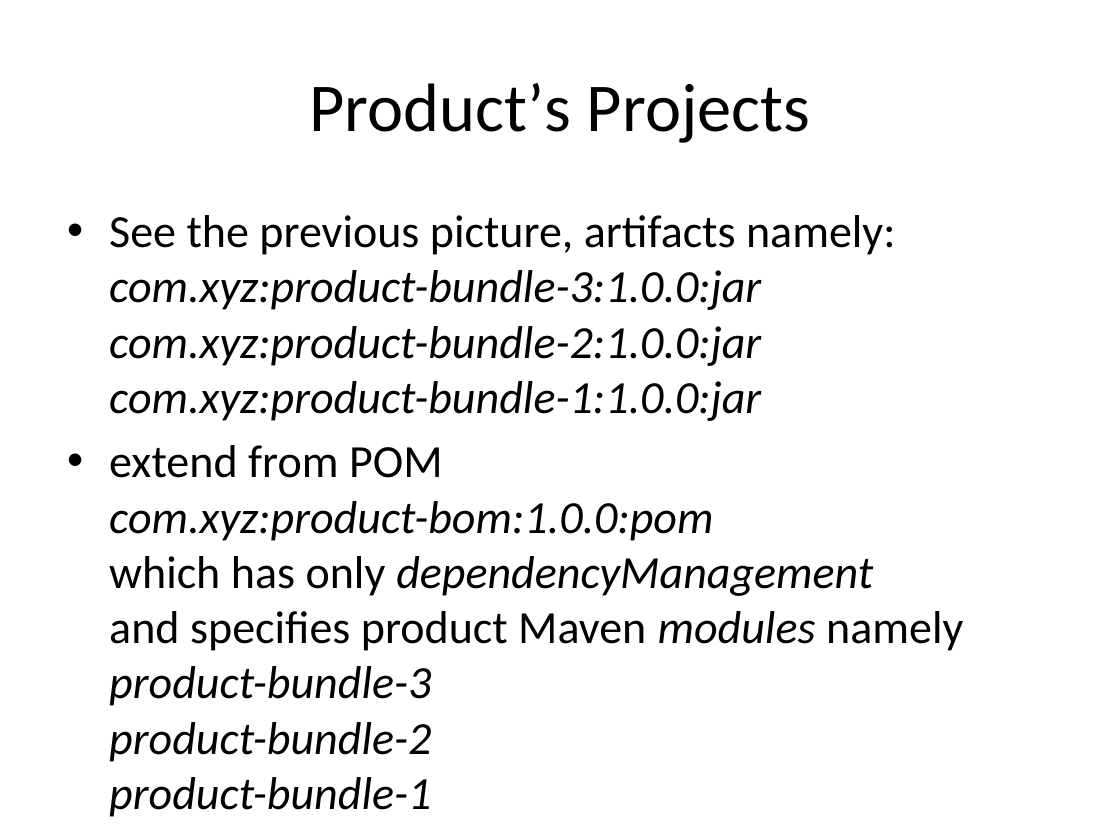
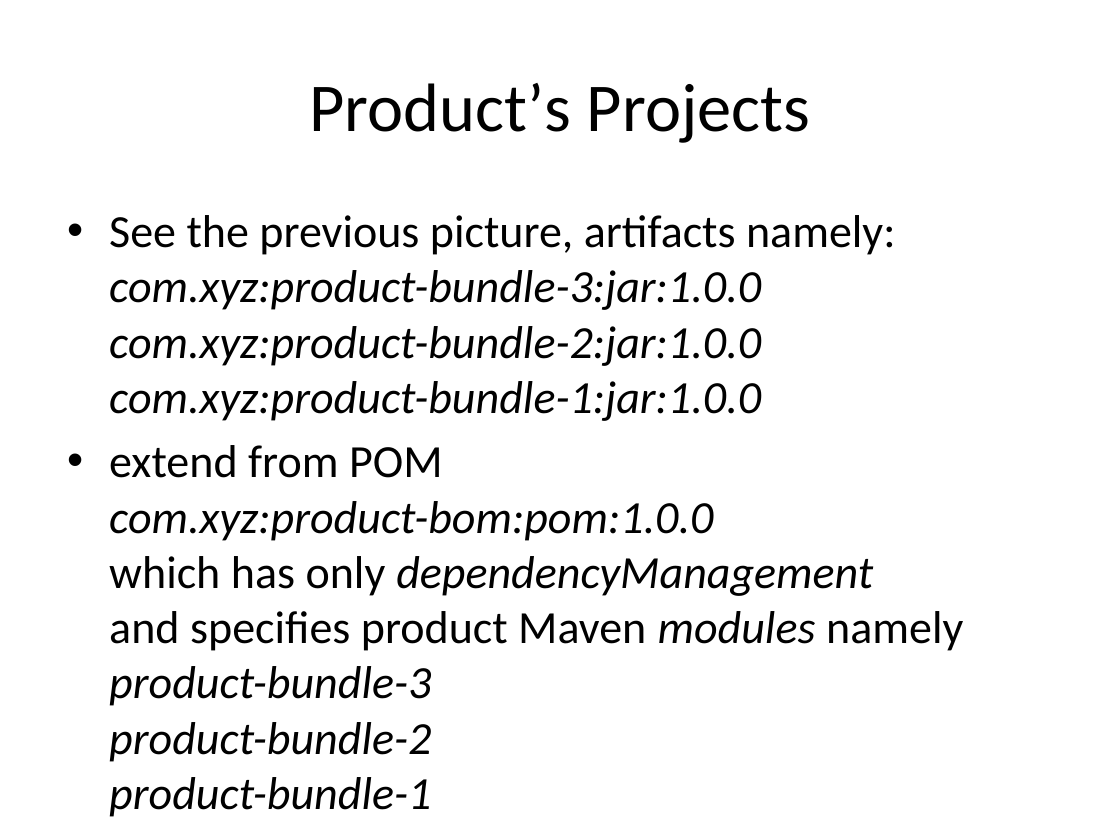
Before and after one commit to jonasalfthan/maven, a slide deck: slide 7 of architecture/modularity/modularity.pptx. Drawn at 1120x840 pixels with LibreOffice and Linux fonts; fonts in the diff are those of the drawing. Boxes give left, top, right and bottom in pixels: in the first picture for what was removed or moved away, otherwise in the second. Text is boxed around its words. In the diff, an @@ line names an element or a change of style, - is before the commit and + after.

```diff
--- a/architecture/modularity/modularity.pptx
+++ b/architecture/modularity/modularity.pptx
@@ text at [109, 215, 963, 762]: text changed @@
-• See the previous picture, artifacts namely:
-  com.xyz:product-bundle-3:1.0.0:jar
-  com.xyz:product-bundle-2:1.0.0:jar
-  com.xyz:product-bundle-1:1.0.0:jar
-• extend from POM
-  com.xyz:product-bom:1.0.0:pom
-  which has only dependencyManagement
-  and specifies product Maven modules namely
-  product-bundle-3
-  product-bundle-2
-  product-bundle-1
+• See the previous picture, artifacts namely:
+  com.xyz:product-bundle-3:jar:1.0.0
+  com.xyz:product-bundle-2:jar:1.0.0
+  com.xyz:product-bundle-1:jar:1.0.0
+• extend from POM
+  com.xyz:product-bom:pom:1.0.0
+  which has only dependencyManagement
+  and specifies product Maven modules namely
+  product-bundle-3
+  product-bundle-2
+  product-bundle-1
```
Also in this commit, not shown: 5 other slides changed, 16 other files.
